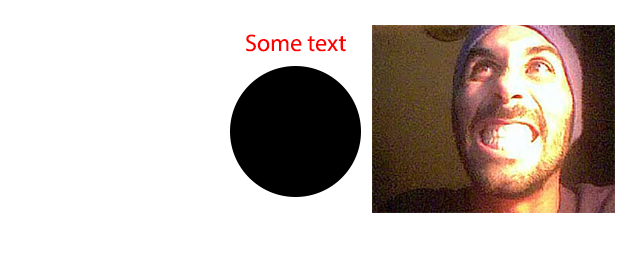
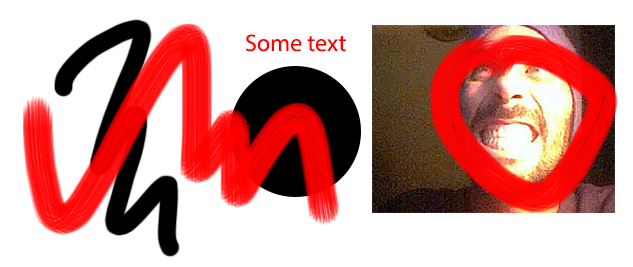
Two versions of the same layered image (633x267). Layer-by-layer changes:
added layer "Capa 1" above "risa" over [22, 19, 618, 258]
